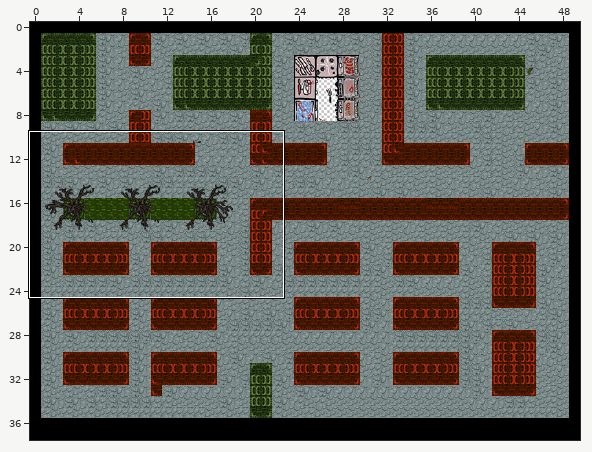
Tiled map: maps/level3.tmx. Above, an overview of the earlier version with the close-up marked.
Close-up. Before the edit:
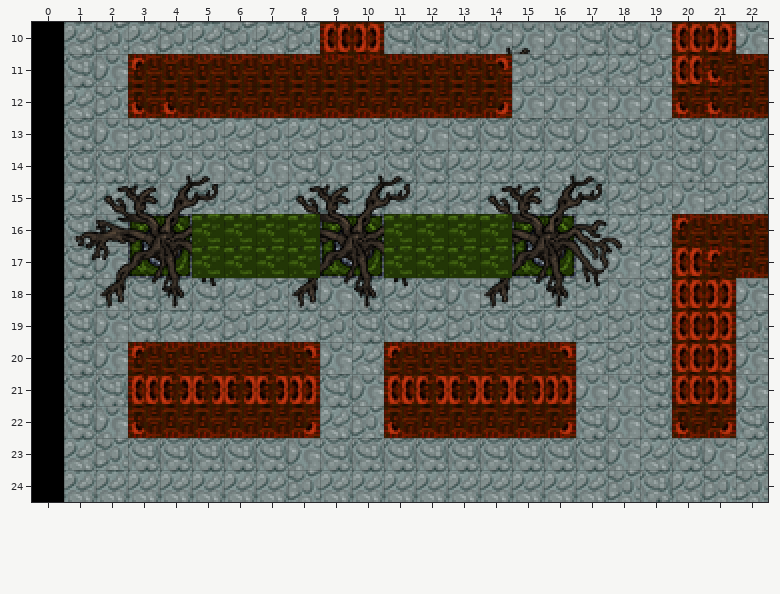
Cells are 16x16 px. Shown: x 0..22, y 10..24.
Once edited:
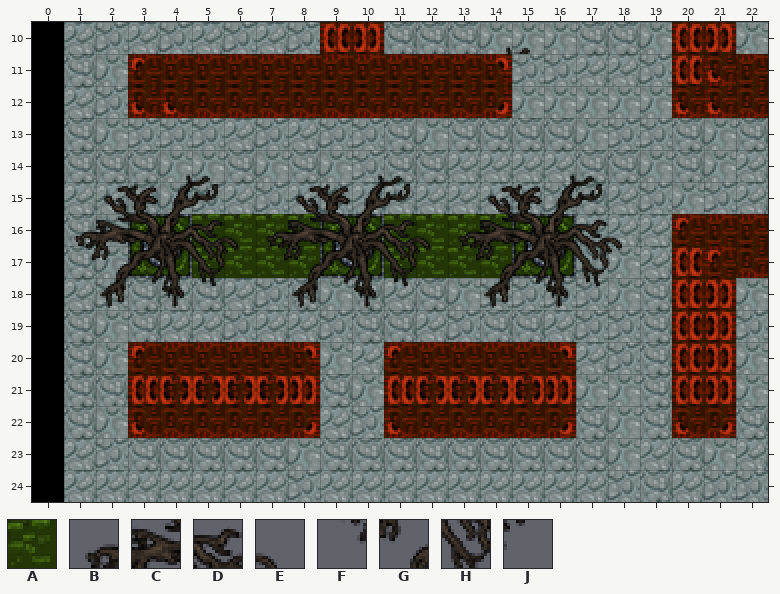
Key: from "tiles2": A 22, B 65, C 66, D 69, E 70, F 81, G 82, H 85, J 86.
_ is an empty cell, # one hidden under a higher layer.
Edits made:
Layer "buildings":
y 16..17: x 5..8 #### -> AAAA; x 11..14 #### -> AAAA
Layer "forground":
y 16: x 5..8 AAAA -> DEBC; x 11..14 AAAA -> DEBC
y 17: x 5..8 AAAA -> HJFG; x 11..14 AAAA -> HJFG
Pixel boxes of the changes (left, top, right, bottom) in both close-ups:
changed: (192, 214, 320, 278)
changed: (384, 214, 512, 278)
